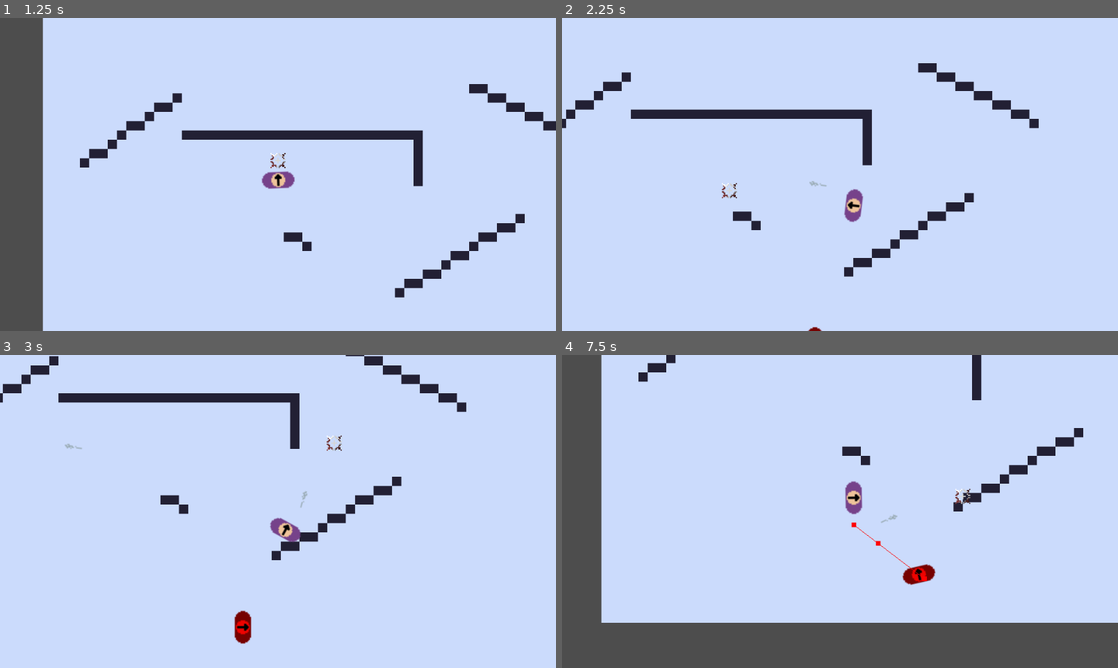
Above: before the commit, frames 1-4 (two rows, left to right).
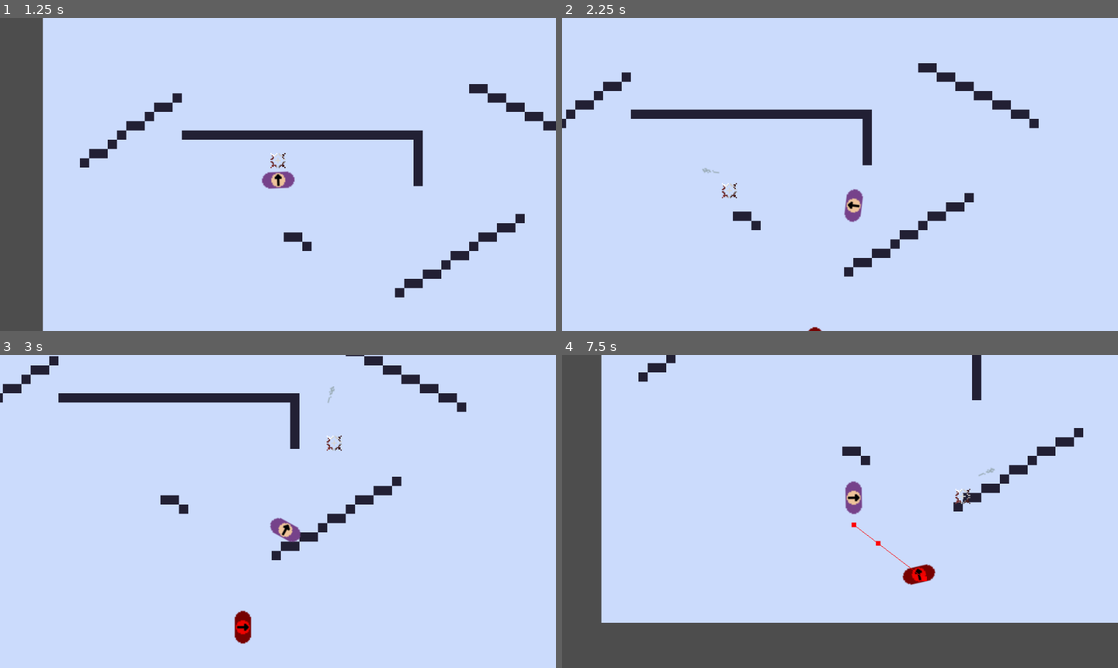
Above: after the commit, the same moments.

Repository: callumrann/gmtk-jam
Game: Godot game, scene res://scenes/main.tscn
The game is run twice, just before and just after one commit, with the same random seed, the same clock (stepped at 60 frames per second) and the same inputs. Sound files missing from this copy of the repository are replaced by a short silence.
Inputs (mouse positions are in pixels of both pictures, inside the frame that each line leads up to):
- Up to frame 1 (1.25 s): click "Continue" at 0.5 s
- Up to frame 2 (2.25 s): move the mouse to (962, 158) at 1.27 s; hold D (move_right) 1.28-2.03 s; click (962, 158) at 1.35 s; move the mouse to (728, 190) at 2.02 s; hold S (move_down) from 2.03 s (still down); click (728, 190) at 2.1 s
- Up to frame 3 (3 s): move the mouse to (333, 442) at 2.77 s; release S (move_down) at 2.78 s; hold D (move_right) from 2.78 s (still down); right-click (333, 442) at 2.85 s
- Up to frame 4 (7.5 s): click (895, 442) at 3.05 s; move the mouse to (812, 574) at 3.52 s; release D (move_right) at 3.53 s; hold W (move_up) 3.53-4.28 s; click (812, 574) at 3.6 s; move the mouse to (1006, 558) at 4.27 s; hold A (move_left) 4.28-5.78 s; click (1006, 558) at 4.35 s; move the mouse to (673, 464) at 5.02 s; right-click (673, 464) at 5.1 s; click (673, 464) at 5.3 s; move the mouse to (867, 511) at 5.77 s; hold S (move_down) 5.78-6.53 s; click (867, 511) at 5.85 s; move the mouse to (756, 433) at 6.52 s; hold D (move_right) 6.53-7.28 s; click (756, 433) at 6.6 s; move the mouse to (962, 495) at 7.27 s; hold W (move_up) from 7.28 s (still down); right-click (962, 495) at 7.35 s

Frame 1 is identical in both runs. In frame 2, less than 0.1% of the frame differs, in the area x 25-48%, y 48-54%; in frame 3, less than 0.1%, in the area x 11-61%, y 10-49%; in frame 4, less than 0.1%.

Commit message:
feat: make enemy shoot following spray pattern that the player can detect

Diff:
--- a/scenes/things/bullet.tscn
+++ b/scenes/things/enemy_bullet.tscn
@@ -1,7 +1,7 @@
-[gd_scene format=3 uid="uid://cgamqk585l10q"]
+[gd_scene format=3 uid="uid://tk2au5co8v1l"]
 
-[ext_resource type="Texture2D" uid="uid://xky7jixg7xlr" path="res://assets/sprites/bullet.png" id="1_cmncp"]
-[ext_resource type="Script" uid="uid://nrshbyt53tvr" path="res://scripts/things/bullet.gd" id="1_qwocu"]
+[ext_resource type="Script" uid="uid://nrshbyt53tvr" path="res://scripts/things/bullet.gd" id="1_pgwv1"]
+[ext_resource type="Texture2D" uid="uid://xky7jixg7xlr" path="res://assets/sprites/bullet.png" id="2_d7afo"]
 
 [sub_resource type="CapsuleShape2D" id="CapsuleShape2D_taauc"]
 radius = 2.0
@@ -11,16 +11,17 @@
 animations = [{
 "frames": [{
 "duration": 1.0,
-"texture": ExtResource("1_cmncp")
+"texture": ExtResource("2_d7afo")
 }],
 "loop": 1,
 "name": &"default",
 "speed": 5.0
 }]
 
-[node name="Bullet" type="Area2D" unique_id=1842137755]
-collision_layer = 4
-script = ExtResource("1_qwocu")
+[node name="EnemyBullet" type="Area2D" unique_id=1842137755]
+modulate = Color(1, 0, 0, 1)
+collision_layer = 2
+script = ExtResource("1_pgwv1")
 
 [node name="CollisionShape2D" type="CollisionShape2D" parent="." unique_id=854320617]
 position = Vector2(3, 0)
--- a/scenes/things/player.tscn
+++ b/scenes/things/player.tscn
@@ -60,3 +60,5 @@
 [node name="Camera2D" type="Camera2D" parent="." unique_id=1111842270]
 process_callback = 0
 position_smoothing_enabled = true
+
+[connection signal="area_entered" from="Hurtbox" to="." method="_on_hurtbox_area_entered"]
--- /dev/null
+++ b/scenes/things/player_bullet.tscn
@@ -0,0 +1,36 @@
+[gd_scene format=3 uid="uid://cgamqk585l10q"]
+
+[ext_resource type="Script" uid="uid://nrshbyt53tvr" path="res://scripts/things/bullet.gd" id="1_hkfbf"]
+[ext_resource type="Texture2D" uid="uid://xky7jixg7xlr" path="res://assets/sprites/bullet.png" id="2_8hems"]
+
+[sub_resource type="CapsuleShape2D" id="CapsuleShape2D_taauc"]
+radius = 2.0
+height = 10.0
+
+[sub_resource type="SpriteFrames" id="SpriteFrames_tebl0"]
+animations = [{
+"frames": [{
+"duration": 1.0,
+"texture": ExtResource("2_8hems")
+}],
+"loop": 1,
+"name": &"default",
+"speed": 5.0
+}]
+
+[node name="PlayerBullet" type="Area2D" unique_id=1842137755]
+collision_layer = 4
+script = ExtResource("1_hkfbf")
+
+[node name="CollisionShape2D" type="CollisionShape2D" parent="." unique_id=854320617]
+position = Vector2(3, 0)
+rotation = 1.5707964
+shape = SubResource("CapsuleShape2D_taauc")
+debug_color = Color(1, 1, 1, 0.41960785)
+
+[node name="AnimatedSprite2D" type="AnimatedSprite2D" parent="." unique_id=993252015]
+rotation = 1.5707964
+sprite_frames = SubResource("SpriteFrames_tebl0")
+metadata/_edit_lock_ = true
+
+[connection signal="body_entered" from="." to="." method="_on_body_entered"]
--- a/scripts/things/bullet.gd
+++ b/scripts/things/bullet.gd
@@ -2,7 +2,7 @@
 
 @onready var shot_position: Vector2 = position
 
-const k_speed: float = 200
+const k_speed: float = 1000.0
 var despawn_timer: float = 5.0 # only matters if shot outside
 
 func _physics_process(delta: float) -> void:
--- a/scripts/things/enemy.gd
+++ b/scripts/things/enemy.gd
@@ -1,11 +1,28 @@
 extends CharacterBody2D
 
+# Navigation
 @onready var navigation_agent: NavigationAgent2D = $"Navigation/NavigationAgent2D"
 @onready var player: Node2D = $"../../Player"
 
 @onready var vision_cone: Area2D = $"VisionCone"
 @onready var vision_ray: RayCast2D = $"VisionCone/RayCast2D"
 
+# Bullet shooting
+@onready var bullet_spawn_left: Marker2D = $"BulletSpawnerLeft"
+@onready var bullet_spawn_right: Marker2D = $"BulletSpawnerRight"
+const k_bulletScene: PackedScene = preload("res://scenes/things/enemy_bullet.tscn")
+
+const k_bullet_cooldown: float = 0.1
+var bullet_cooldown_remaining: float = 0.0
+
+var player_in_vision: bool = false
+var shoot_left: bool = true
+
+const k_shot_variance: float = deg_to_rad(10.0)
+const k_shots_per_sweep: int = 5
+var shot_offset: int = 0
+
+# Other
 const k_move_speed: float = 50.0
 const k_turn_speed: float = 10.0
 
@@ -14,7 +31,33 @@
 func _ready() -> void:
 	await get_tree().physics_frame
 
+func _process(delta: float) -> void:
+	# Bullet shooting
+	if bullet_cooldown_remaining > 0:
+		bullet_cooldown_remaining -= delta
+	elif player_in_vision:
+		# change spray pattern
+		var bullet: Area2D = k_bulletScene.instantiate()
+
+		if shoot_left:
+			bullet.global_position = bullet_spawn_left.global_position
+			shoot_left = false
+		else:
+			bullet.global_position = bullet_spawn_right.global_position
+			shoot_left = true
+			shot_offset += 1
+		bullet.rotation = (player.global_position - bullet.position).angle()
+
+		var cycle_index: int = shot_offset % (k_shots_per_sweep * 2 - 2)
+		var max_index: int = k_shots_per_sweep - 1
+		var ping_pong_index: int = max_index - abs(max_index - cycle_index)
+		bullet.rotation += ping_pong_index * k_shot_variance - k_shot_variance
+
+		LevelManager.spawn_bullet(bullet)
+		bullet_cooldown_remaining = k_bullet_cooldown
+
 func _physics_process(delta):
+	# Navigation
 	_check_vision()
 
 	if navigation_agent.is_navigation_finished():
@@ -33,6 +76,7 @@
 	move_and_slide()
 
 func _check_vision() -> void:
+	player_in_vision = false
 	var overlapping_areas: Array[Area2D] = vision_cone.get_overlapping_areas()
 	for area in overlapping_areas:
 		_wall_check(area)
@@ -49,6 +93,7 @@
 				navigation_agent.target_position = area.get_shot_position()
 			else:
 				navigation_agent.target_position = player.global_position
+				player_in_vision = true
 
 func on_gunshot_heard() -> void:
 	navigation_agent.target_position = player.global_position
--- a/scripts/things/player.gd
+++ b/scripts/things/player.gd
@@ -7,7 +7,7 @@
 # Bullet shooting
 @onready var bullet_spawn_left: Marker2D = $"BulletSpawnerLeft"
 @onready var bullet_spawn_right: Marker2D = $"BulletSpawnerRight"
-const k_bulletScene: PackedScene = preload("res://scenes/things/bullet.tscn")
+const k_bulletScene: PackedScene = preload("res://scenes/things/player_bullet.tscn")
 
 const k_starting_bullets = 5
 var left_bullets: int = k_starting_bullets
@@ -20,6 +20,7 @@
 
 # Other
 const k_move_speed: float = 200
+var health: int = 7
 
 func _process(delta: float) -> void:
 	# Camera control
@@ -28,7 +29,7 @@
 	rotation = (mouse_position - position).angle()
 
 	# Bullet shooting
-	if (bullet_cooldown_remaining > 0):
+	if bullet_cooldown_remaining > 0:
 		bullet_cooldown_remaining -= delta
 	elif Input.is_action_just_pressed("shoot_left"):
 		if left_bullets > 0:
@@ -68,5 +69,10 @@
 	velocity = movement_vector * k_move_speed
 	move_and_slide()
 
-# consider bullet inside player
-# enemies moving if see dead body or bullet
+func _on_hurtbox_area_entered(area: Area2D) -> void:
+	print("ouch")
+	health -= 1
+	if health <= 0:
+		print("man i'm dead")
+
+# consider bullet inside player when pressing on self
